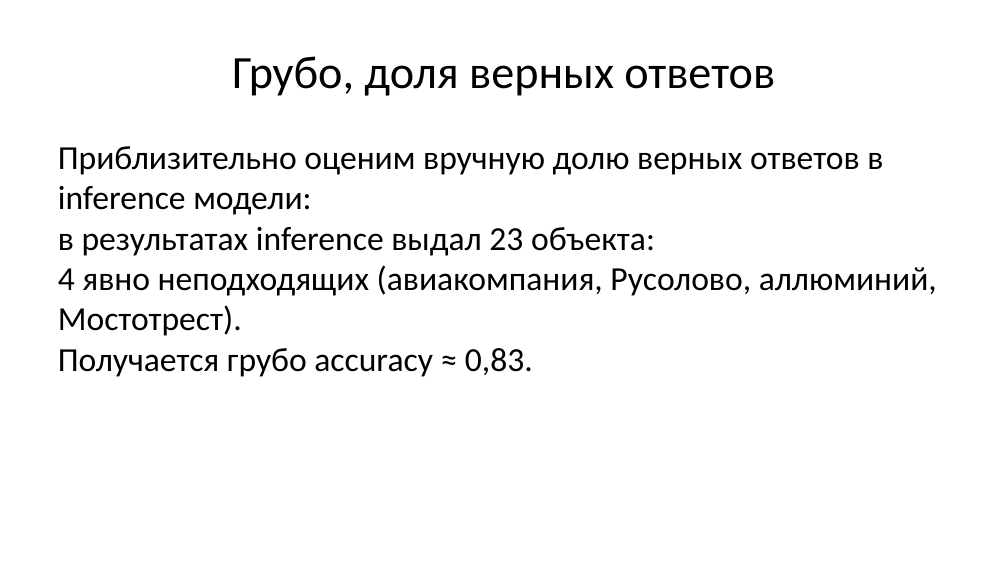
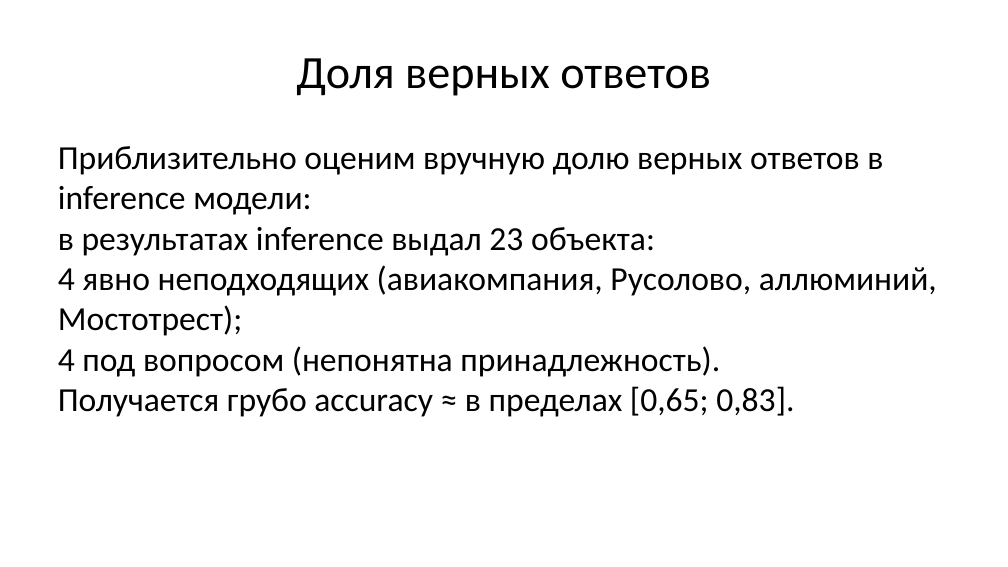
Before and after one commit to Charles-Wi/OtusML, a slide deck: slide 4 of Diploma/User cases при использовании моделей.pptx. Drawn at 1008x567 pixels with LibreOffice and Linux fonts; fonts in the diff are those of the drawing. Boxes give left, top, right and bottom in pixels: in the first picture for what was removed or moved away, otherwise in the second. Text is boxed around its words. In the diff, an @@ line names an element or a change of style, - is before the commit and + after.

```diff
--- a/Diploma/User cases при использовании моделей.pptx
+++ b/Diploma/User cases при использовании моделей.pptx
@@ title at (x1=296, y1=58, x2=711, y2=96): text changed @@
-Грубо, доля верных ответов
+Доля верных ответов
@@ text at (x1=58, y1=227, x2=937, y2=417): text changed @@
-в результатах inference выдал 23 объекта:
-4 явно неподходящих (авиакомпания, Русолово, аллюминий, Мостотрест).
-Получается грубо accuracy ≈ 0,83.
+в результатах inference выдал 23 объекта:
+4 явно неподходящих (авиакомпания, Русолово, аллюминий, Мостотрест);
+4 под вопросом (непонятна принадлежность).
+Получается грубо accuracy ≈ в пределах [0,65; 0,83].
```
Also in this commit, not shown: 2 other slides changed, 1 other file.
